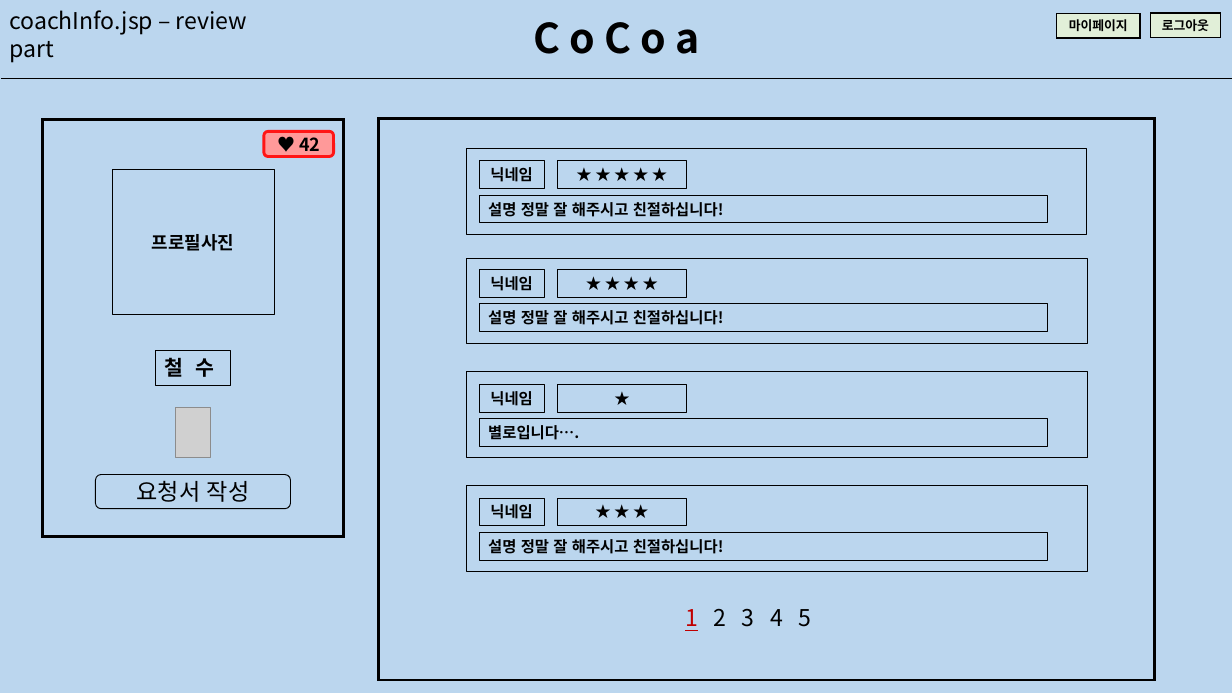
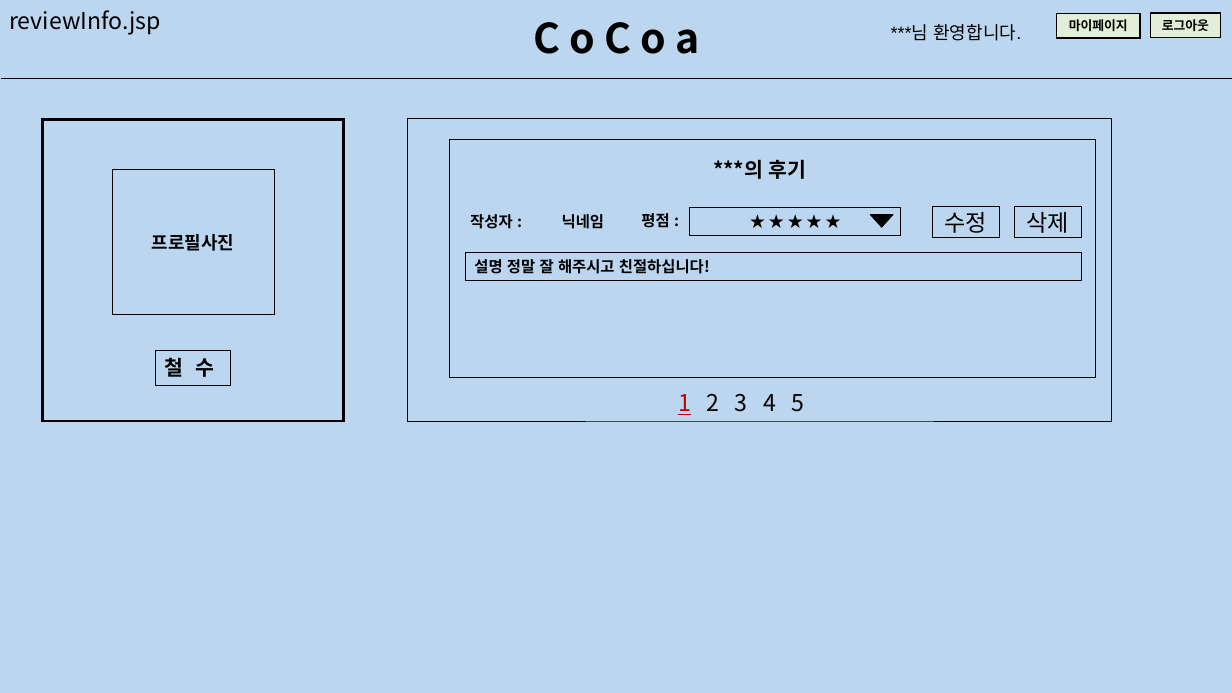
Before and after one commit to math-shpark/AI-Platform-Project-2021-CoCoa-, a slide deck: slide 31 of documents/UI.pptx (slide 29 before the commit). Drawn at 1232x693 pixels with LibreOffice and Linux fonts; fonts in the diff are those of the drawing; grey boxes stand for pictures. Boxes give left, top, right and bottom in pixels: in the first picture for what was removed or moved away, otherwise in the second. Text is boxed around its words. In the diff, an @@ line names an element or a change of style, - is before the commit and + after.

```diff
--- a/documents/UI.pptx
+++ b/documents/UI.pptx
@@ text removed at (9, 10, 247, 62) @@
-coachInfo.jsp – review part
@@ text added at (9, 10, 161, 35), 18 pt, text #000000 @@
+reviewInfo.jsp
@@ text added at (891, 24, 1021, 41), 14 pt, text #000000 @@
+***님 환영합니다.
@@ rectangle removed at (379, 118, 1155, 680) @@
@@ rectangle: place and size @@
-rectangle at (466, 149, 1086, 235)
+rectangle at (408, 118, 1112, 421)
@@ rectangle: place and size @@
-rectangle at (43, 120, 345, 537)
+rectangle at (43, 120, 345, 421)
@@ rounded rectangle removed at (264, 131, 334, 156) @@
-♥ 42
@@ rectangle: place and size @@
-rectangle at (467, 258, 1087, 344)
+rectangle at (450, 140, 1096, 377)
@@ text added at (713, 159, 807, 179), 16 pt, text #000000, bold @@
+***의 후기
@@ rectangle removed at (479, 195, 1048, 223) @@
-설명 정말 잘 해주시고 친절하십니다!
@@ text "닉네임": place and size @@
-text "닉네임" at (479, 161, 544, 189)
+text "닉네임" at (562, 214, 604, 229)
@@ text "닉네임" at (562, 214, 604, 229): outline #000000 0.75 pt to none @@
@@ rectangle "★ ★ ★ ★ ★": place and size @@
-rectangle "★ ★ ★ ★ ★" at (557, 161, 687, 189)
+rectangle "★ ★ ★ ★ ★" at (689, 207, 901, 235)
@@ rectangle added at (933, 206, 999, 238), outline #000000 0.75 pt, 18 pt, text #000000 @@
+수정
@@ rectangle added at (1015, 206, 1081, 238), outline #000000 0.75 pt, 18 pt, text #000000 @@
+삭제
@@ text added at (470, 214, 512, 229), 12 pt, text #000000, bold @@
+작성자 :
@@ text added at (641, 213, 669, 228), 12 pt, text #000000, bold @@
+평점 :
@@ triangle added at (871, 214, 893, 227), fill #000000, outline #000000 0.75 pt @@
@@ rectangle "설명 정말 잘 해주시고 친절하십니다!": place and size @@
-rectangle "설명 정말 잘 해주시고 친절하십니다!" at (479, 304, 1048, 332)
+rectangle "설명 정말 잘 해주시고 친절하십니다!" at (465, 252, 1081, 280)
@@ rectangle removed at (479, 270, 544, 298) @@
-닉네임
@@ rectangle removed at (557, 270, 687, 298) @@
-★ ★ ★ ★
@@ rectangle removed at (467, 372, 1087, 458) @@
@@ rectangle removed at (479, 384, 544, 412) @@
-닉네임
@@ rectangle removed at (557, 384, 687, 412) @@
-★
@@ text "1 2 3 4 5": place and size @@
-text "1 2 3 4 5" at (685, 608, 811, 631)
+text "1 2 3 4 5" at (678, 393, 805, 415)
@@ picture removed at (176, 408, 211, 457) @@
@@ rectangle removed at (479, 419, 1048, 446) @@
-별로입니다….
@@ rounded rectangle removed at (95, 475, 290, 509) @@
-요청서 작성
@@ rectangle removed at (467, 486, 1087, 572) @@
@@ rectangle removed at (479, 498, 544, 526) @@
-닉네임
@@ rectangle removed at (557, 498, 687, 526) @@
-★ ★ ★
@@ rectangle removed at (479, 532, 1048, 560) @@
-설명 정말 잘 해주시고 친절하십니다!
```
Also in this commit, not shown: 19 other slides changed, 14 slides added, 9 slides removed, 7 other files.
